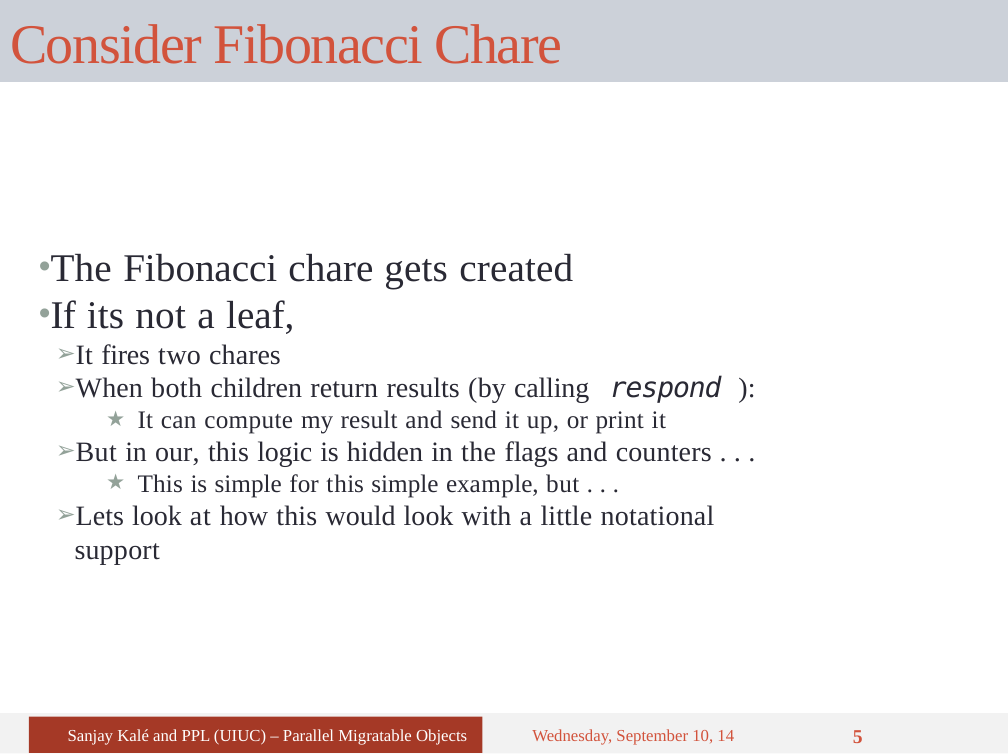
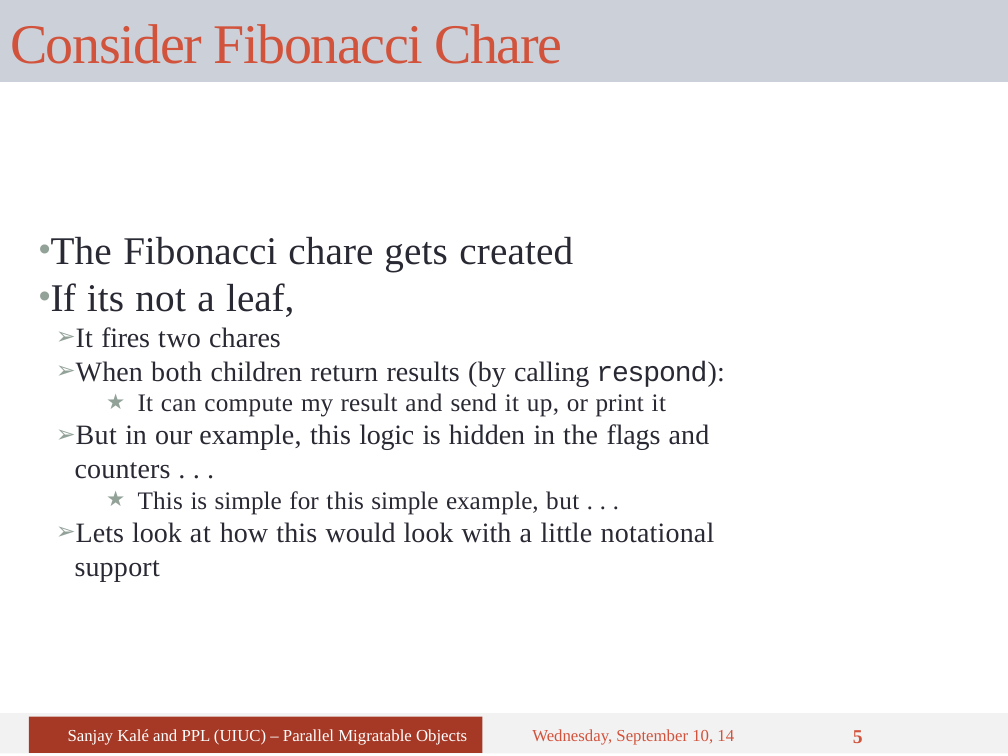
Before and after one commit to UIUC-PPL/charm_tutorial, a slide deck: slide 5 of tutorial-07-sdag.pptx. Drawn at 1008x756 pixels with LibreOffice and Linux fonts; fonts in the diff are those of the drawing. Boxes give left, top, right and bottom in pixels: in the first picture for what was removed or moved away, otherwise in the second. Text is boxed around its words. In the diff, an @@ line names an element or a change of style, - is before the commit and + after.

```diff
--- a/tutorial-07-sdag.pptx
+++ b/tutorial-07-sdag.pptx
@@ text at (x1=76, y1=361, x2=725, y2=387): spaces changed @@
-➢ When both children return results (by calling respond ):
+➢ When both children return results (by calling respond):
@@ text at (x1=75, y1=424, x2=710, y2=479): text changed @@
-➢ But in our, this logic is hidden in the flags and counters . . .
+➢ But in our example, this logic is hidden in the flags and counters . . .
```
Also in this commit, not shown: 14 other slides changed.
